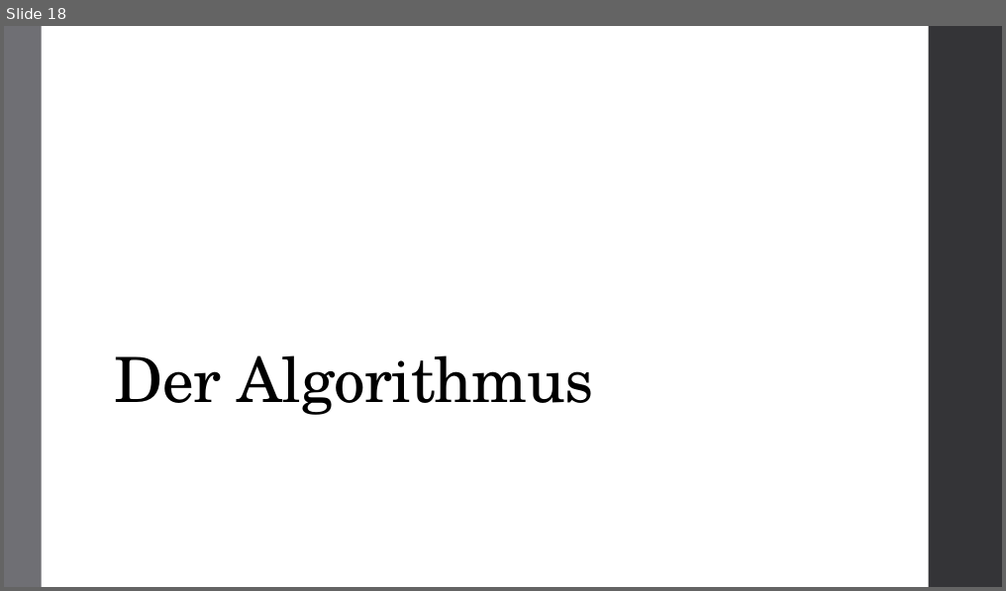
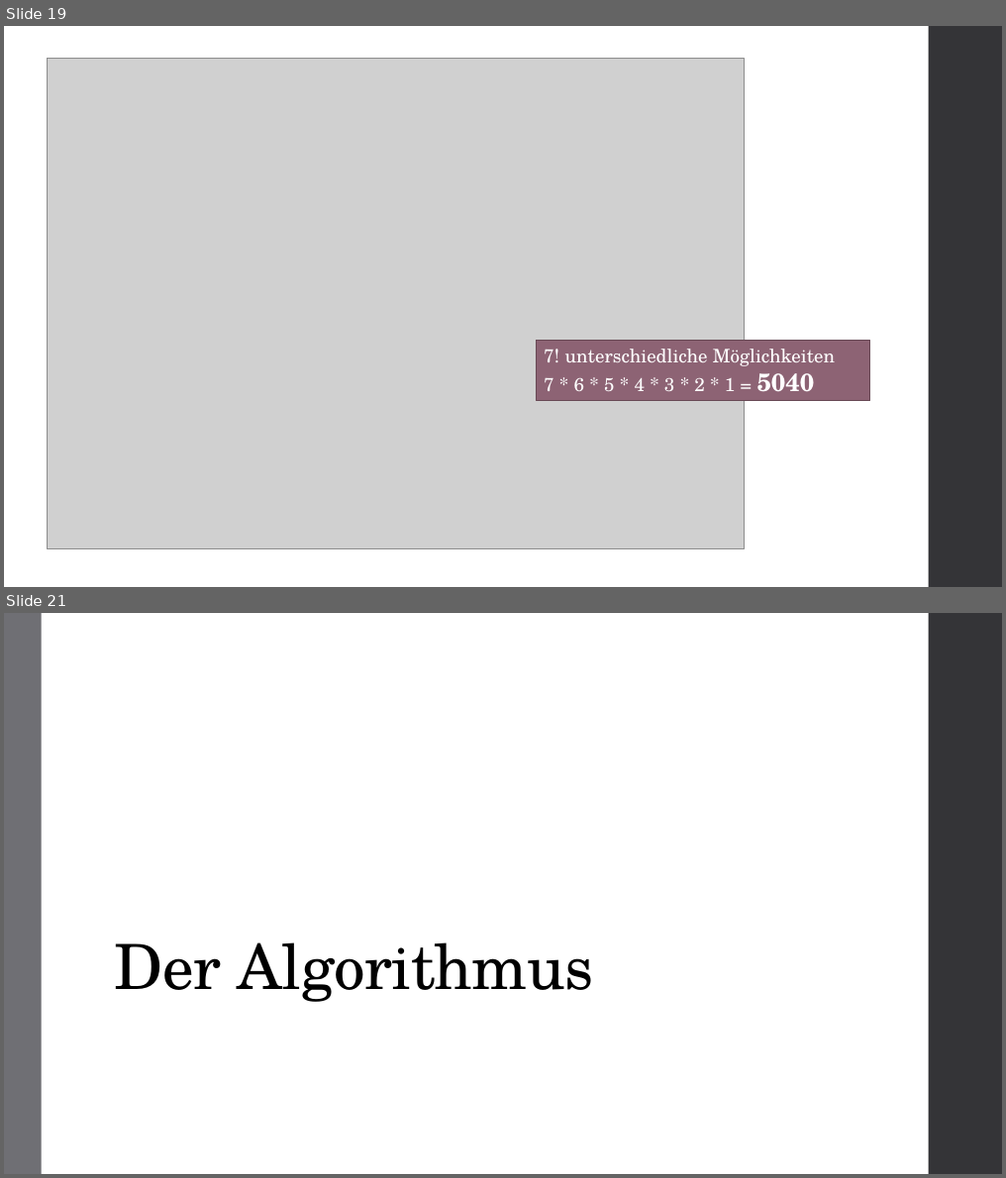
Before and after one commit to atalantus/BwInf36_Runde02, a slide deck: Aufgabe01_Praesentation.pptx. Shown one above the other, each under a label of ours: slide 18 before the commit, slides 19 and 21 after it; the slides between them are not shown. The pictures are 1006x591 and 1006x1178 pixels, drawn with LibreOffice and Linux fonts; fonts in the diff are those of the drawing; grey boxes stand for pictures. Boxes give left, top, right and bottom in pixels: in the first picture for what was removed or moved away, otherwise in the second. Text is boxed around its words. In the diff, an @@ line names an element or a change of style, - is before the commit and + after.

```diff
--- a/Aufgabe01_Praesentation.pptx
+++ b/Aufgabe01_Praesentation.pptx
@@ slide 19 added at (4,26,1002,587), background #FFFFFF; not listed: 1 template element that a slide beside it also shows @@
@@ picture added at (47,59,745,550) @@
@@ rectangle added at (537,341,870,401), fill #8D6374, outline #684956 1.1 pt, 18 pt, text #FFFFFF @@
+7! unterschiedliche Möglichkeiten
+7 * 6 * 5 * 4 * 3 * 2 * 1 = 5040
@@ what was slide 18 is now slide 21 @@
```
Also in this commit, not shown: 3 slides changed, 7 other slides added, 1 slide removed.
